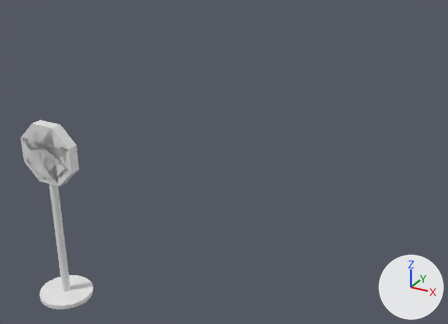
A saved change to the Blender file Brains/Assets/Blender/signs.blend.
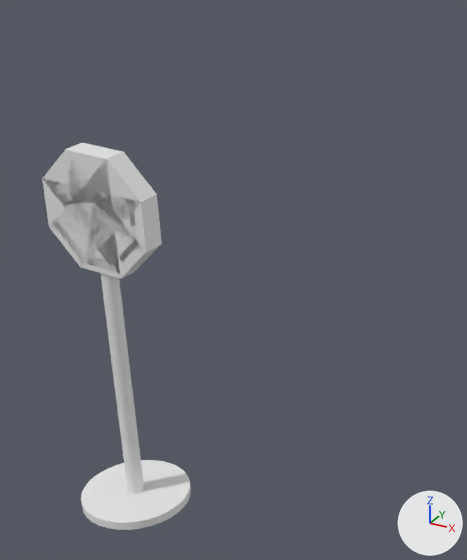
Old and new are each drawn whole from a 50 mm camera at (6.86, -6.68, 6.54) aimed at (2.23, 1.73, 2.34) and again close up on the part from 0% to 51% of the width and 16% to 100% of the height. Every picture has the same lights, and +X, +Y and +Z are marked at lower right.

The older version as bpy lines, for what is in view:
```python
me_cylinder = bpy.data.meshes.new('Cylinder')
me_cylinder.from_pydata(...)  # 201 vertices, 154 faces; spans x -0.51..2.09, y -0.46..1.77, z -0.01..4.65
me_cylinder.polygons.foreach_set('use_smooth', [True] * 154)
me_cylinder_001 = bpy.data.meshes.new('Cylinder.001')
me_cylinder_001.from_pydata(...)  # 137 vertices, 104 faces; spans x -1.54..0.46, y -0.46..3.47, z 0.0..4.05
me_cylinder_001.polygons.foreach_set('use_smooth', [True] * 104)
me_cylinder_001.materials.append(mat_stopsign)  # its picture is missing
me_cylinder_002 = bpy.data.meshes.new('Cylinder.002')
me_cylinder_002.from_pydata(...)  # 129 vertices, 98 faces; spans x -0.45..5.43, y -0.43..1.79, z 0.0..3.94
me_cylinder_002.polygons.foreach_set('use_smooth', [True] * 98)
ob_s_signs_1 = bpy.data.objects.new('S_Signs_1', me_cylinder)
ob_s_signs_1.location = (0.0, 0.0, 0.0)
_m = ob_s_signs_1.modifiers.new('Triangulate', 'TRIANGULATE')
ob_s_signs_2 = bpy.data.objects.new('S_Signs_2', me_cylinder_001)
ob_s_signs_2.location = (0.0, 0.0, 0.0)
_m = ob_s_signs_2.modifiers.new('Triangulate', 'TRIANGULATE')
ob_s_signs_2.hide_viewport = True
ob_s_signs_3 = bpy.data.objects.new('S_Signs_3', me_cylinder_002)
ob_s_signs_3.location = (0.0, 0.0, 0.0)
_m = ob_s_signs_3.modifiers.new('Triangulate', 'TRIANGULATE')
ob_s_signs_3.hide_viewport = True
```
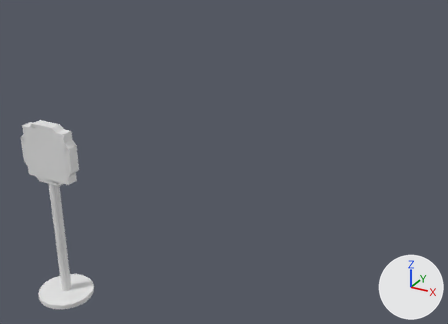
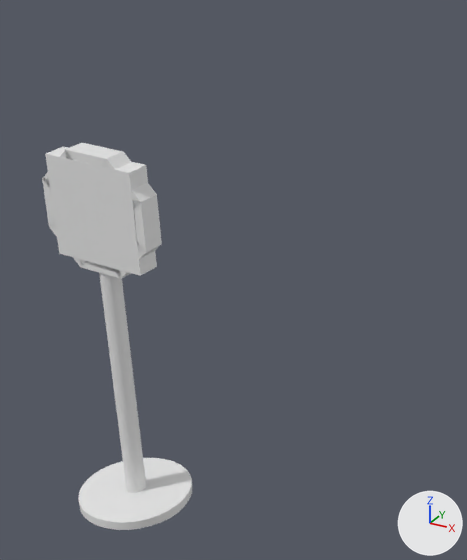
The newer file is also rescaled (x0.513) as a whole; pictures and numbers use the older file's frame.

Pixel boxes [x1, y1, x2, y2] of what changed, in the close-ups (467 x 560 px):
```json
{"object": "S_Signs_2", "change": "shown", "after": [45, 147, 189, 530]}
{"object": "S_Signs_3", "change": "shown", "after": [84, 278, 192, 520]}
{"object": "S_Signs_1", "change": "unchanged, covered by the edit", "before": [42, 143, 191, 530], "after": [42, 143, 187, 530]}
```

Edits to the scene script, one JSON object a line:
```json
{"block": "me_cylinder_001", "where": "me_cylinder_001.from_pydata(...)  # 137 vertices, 104 faces; spans x -1.54..0.46, y -0.46..3.47, z 0.0..4.05"}
{"block": "me_cylinder_001", "where": "# used by ob_s_signs_2; location = (0.0, 0.0, 0.0)"}
{"block": "me_cylinder_001", "change": "me_cylinder_001 part 1: the whole mesh is multiplied about the mesh origin by the matrix ((1.027, 0.0, 0.0), (0.0, 1.027, 0.0), (0.0, 0.0, 1.027))"}
{"op": "remove", "block": "ob_s_signs_2", "code": "ob_s_signs_2.hide_viewport = True"}
{"op": "remove", "block": "ob_s_signs_3", "code": "ob_s_signs_3.hide_viewport = True"}
```
